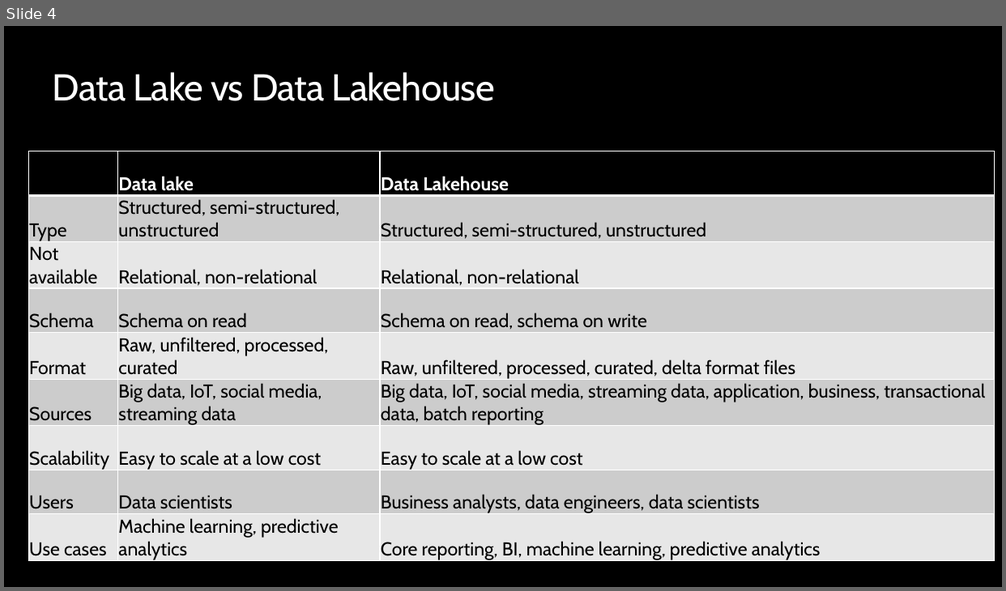
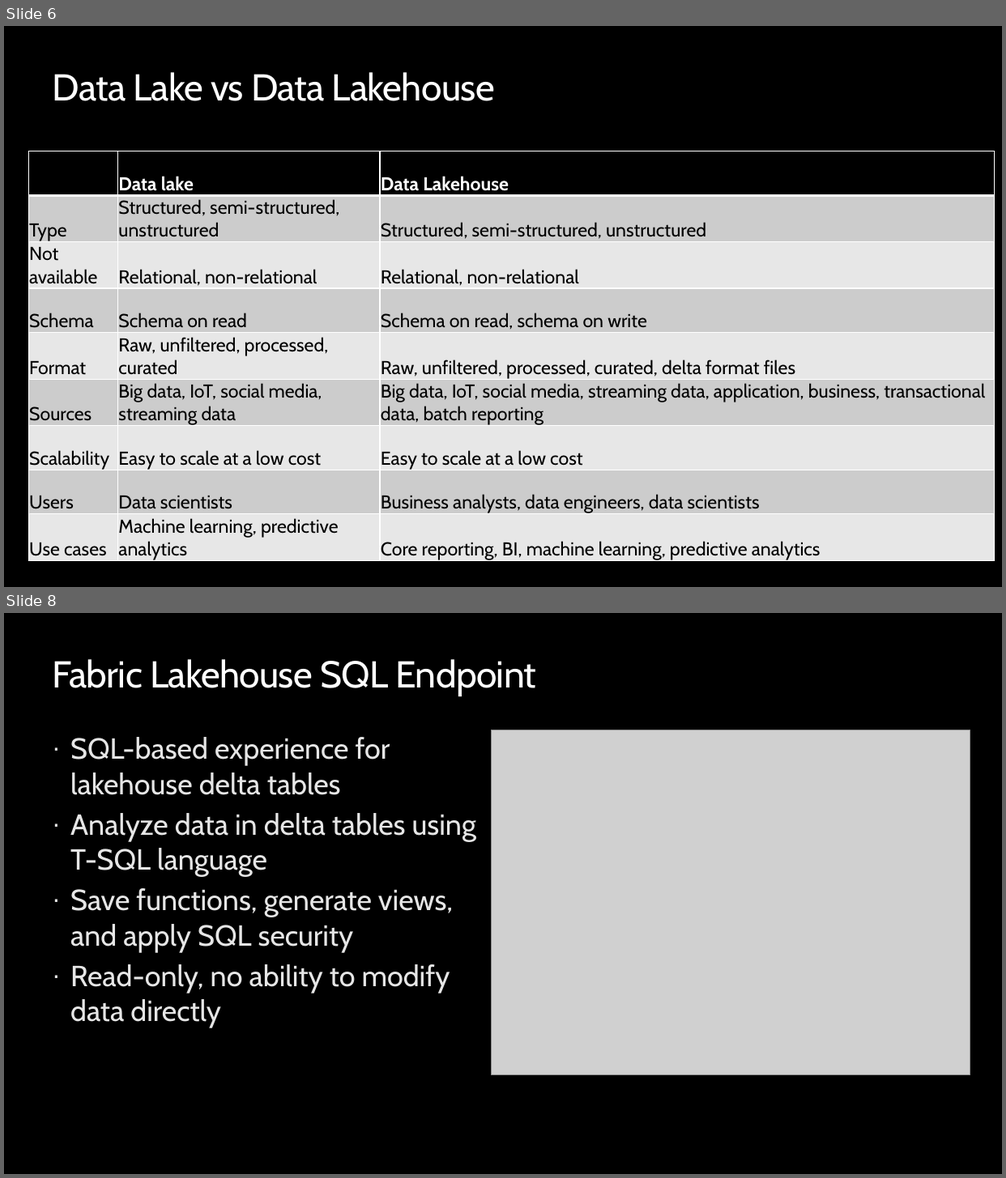
Before and after one commit to opsgility/fabric, a slide deck: slides/Dantoni-Opsgility-MSFabric-Module4.pptx. Shown one above the other, each under a label of ours: slide 4 before the commit, slides 6 and 8 after it; the slides between them are not shown. The pictures are 1006x591 and 1006x1178 pixels, drawn with LibreOffice and Linux fonts; fonts in the diff are those of the drawing; grey boxes stand for pictures; background and template pictures are left out. Boxes give left, top, right and bottom in pixels: in the first picture for what was removed or moved away, otherwise in the second. Text is boxed around its words. In the diff, an @@ line names an element or a change of style, - is before the commit and + after.

```diff
--- a/slides/Dantoni-Opsgility-MSFabric-Module4.pptx
+++ b/slides/Dantoni-Opsgility-MSFabric-Module4.pptx
@@ slide 8 added at <box>4,613,1002,1174</box>, background #000000 @@
@@ title added at <box>52,659,536,696</box>, 36 pt, text #FFFFFF @@
+Fabric Lakehouse SQL Endpoint
@@ picture added at <box>492,730,970,1076</box> @@
@@ text added at <box>70,737,476,1029</box>, 28 pt, text #E6E6E6 @@
+· SQL-based experience for lakehouse delta tables
+· Analyze data in delta tables using T-SQL language
+· Save functions, generate views, and apply SQL security
+· Read-only, no ability to modify data directly
@@ what was slide 4 is now slide 6 @@
```
Also in this commit, not shown: 3 slides changed, 7 other slides added, 2 slides removed, 4 other files.
